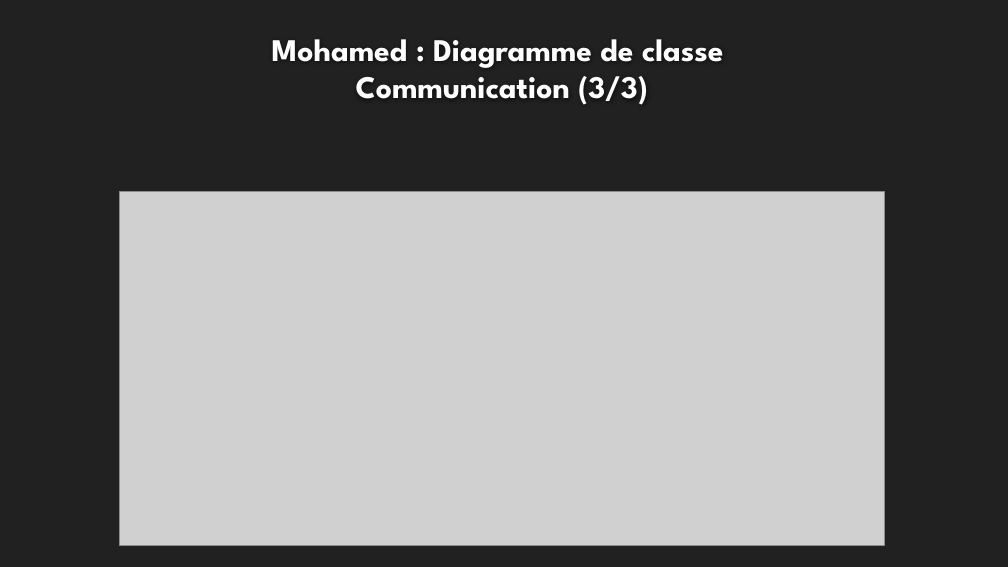
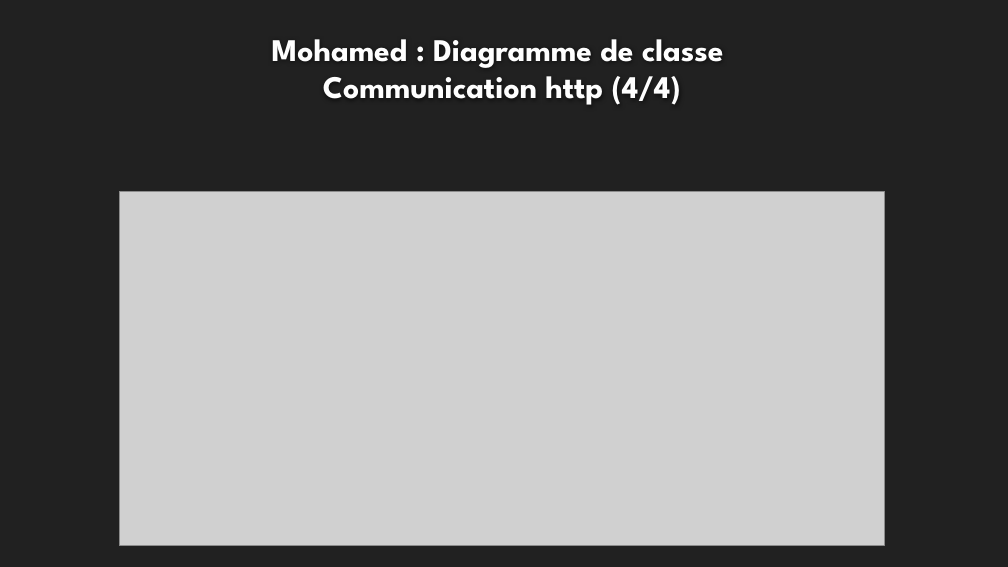
Before and after one commit to rlembo06/VR_tourism, a slide deck: slide 17 of annexes/slides-VR_Tourism.pptx (slide 16 before the commit). Drawn at 1008x567 pixels with LibreOffice and Linux fonts; fonts in the diff are those of the drawing; grey boxes stand for pictures; background and template pictures are left out. Boxes give left, top, right and bottom in pixels: in the first picture for what was removed or moved away, otherwise in the second. Text is boxed around its words. In the diff, an @@ line names an element or a change of style, - is before the commit and + after.

Commit message:
Ajout slide mohamed

```diff
--- a/annexes/slides-VR_Tourism.pptx
+++ b/annexes/slides-VR_Tourism.pptx
@@ title at bbox=[272, 39, 724, 105]: text changed @@
-Mohamed : Diagramme de classe
-Communication (3/3)
+Mohamed : Diagramme de classe
+Communication http (4/4)
```
Also in this commit, not shown: 2 other slides changed, 1 slide added, 1 other file.
